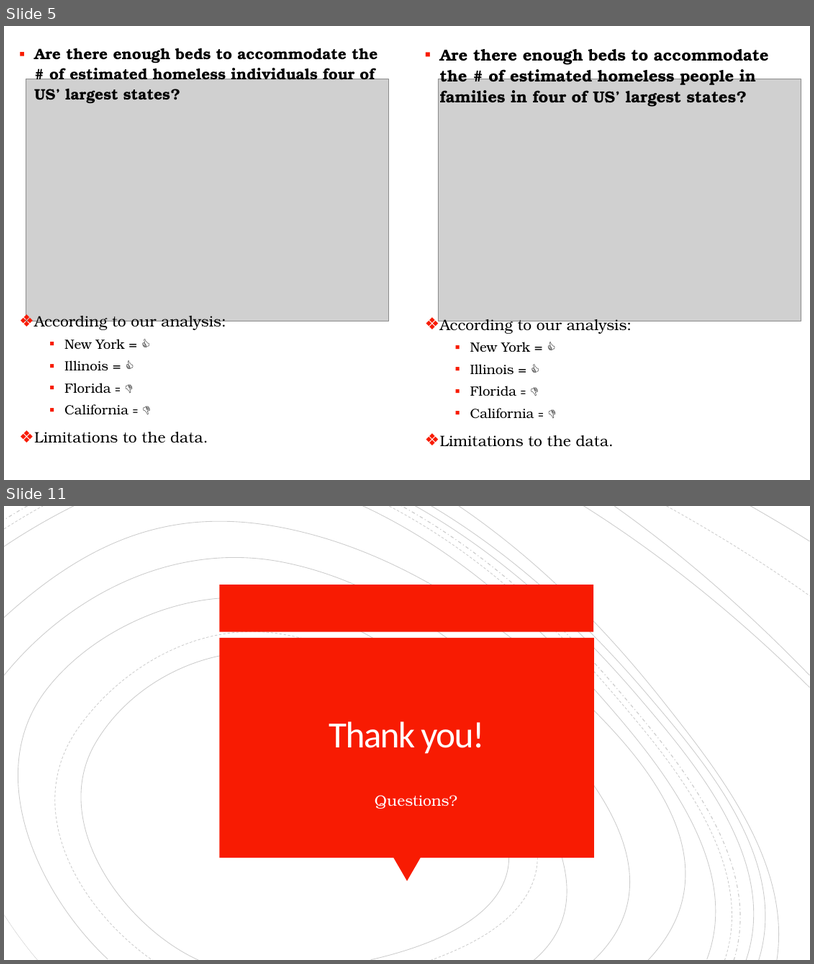
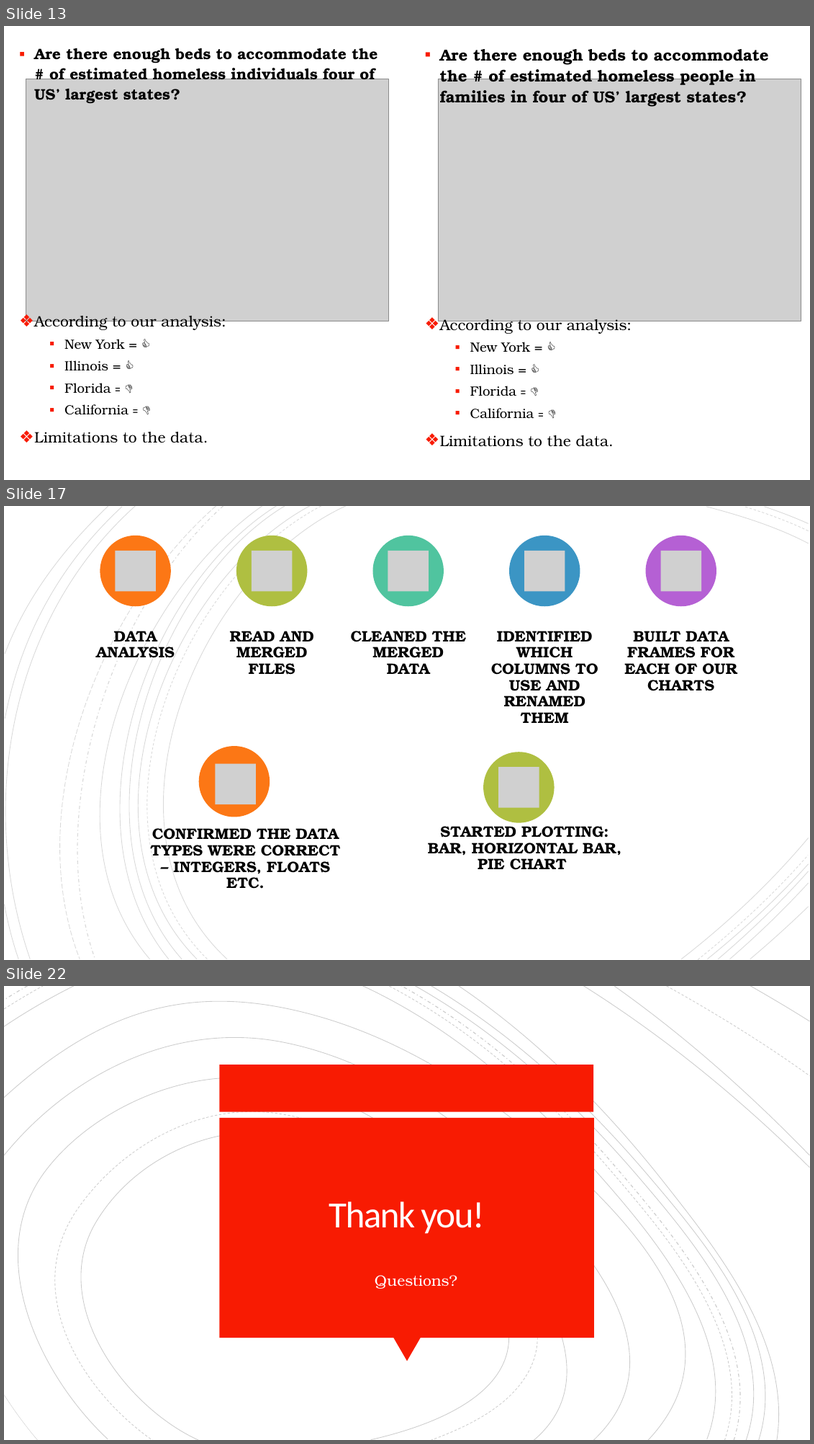
Before and after one commit to cic2003/Group3Project1, a slide deck: Homelessness Presentation_Project 1_ChidimaEdits.pptx. Shown one above the other, each under a label of ours: slides 5 and 11 before the commit, slides 13, 17 and 22 after it; the slides between them are not shown. The pictures are 814x964 and 814x1444 pixels, drawn with LibreOffice and Linux fonts; fonts in the diff are those of the drawing; grey boxes stand for pictures. Boxes give left, top, right and bottom in pixels: in the first picture for what was removed or moved away, otherwise in the second. Text is boxed around its words. In the diff, an @@ line names an element or a change of style, - is before the commit and + after.

```diff
--- a/Homelessness Presentation_Project 1_ChidimaEdits.pptx
+++ b/Homelessness Presentation_Project 1_ChidimaEdits.pptx
@@ slide 17 added at [4,506,810,960], background #FFFFFF @@
@@ rectangle added at [4,506,810,960], fill #FFFFFF @@
@@ group added at [4,506,809,960]: 18 freeform shapes @@
@@ group added at [4,506,809,960]: 21 freeform shapes @@
@@ group added at [96,536,738,888]: 7 ellipses, 7 pictures, 7 texts @@
+DATA ANALYSIS
+READ AND MERGED FILES
+CLEANED THE MERGED DATA
+IDENTIFIED WHICH COLUMNS TO USE AND RENAMED THEM
+BUILT DATA FRAMES FOR EACH OF OUR CHARTS
+CONFIRMED THE DATA TYPES WERE CORRECT – INTEGERS, FLOATS ETC.
+STARTED PLOTTING: BAR, HORIZONTAL BAR, PIE CHART
@@ what was slide 5 is now slide 13 @@
@@ what was slide 11 is now slide 22 @@
```
Also in this commit, not shown: 3 slides changed, 16 other slides added, 6 slides removed.
